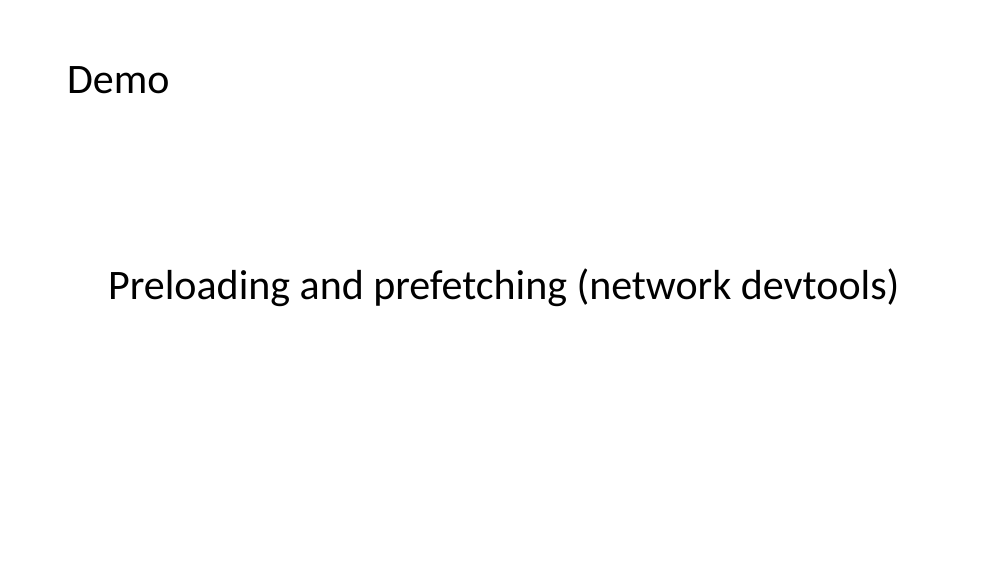
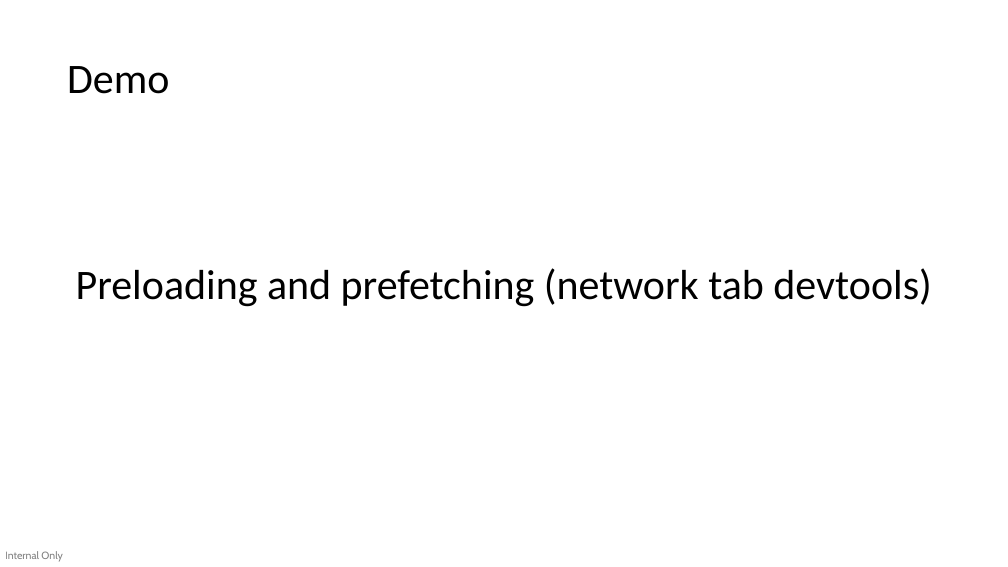
Before and after one commit to devlinduldulao/module-federation-demo, a slide deck: slide 20 of presentation/module-federation.pptx (slide 21 before the commit). Drawn at 1008x567 pixels with LibreOffice and Linux fonts; fonts in the diff are those of the drawing. Boxes give left, top, right and bottom in pixels: in the first picture for what was removed or moved away, otherwise in the second. Text is boxed around its words. In the diff, an @@ line names an element or a change of style, - is before the commit and + after.

Commit message:
updated

```diff
--- a/presentation/module-federation.pptx
+++ b/presentation/module-federation.pptx
@@ text at (76, 268, 932, 307): text changed @@
-Preloading and prefetching (network devtools)
+Preloading and prefetching (network tab devtools)
@@ text added at (5, 551, 63, 562), 10 pt, text #000000 at 50% opacity @@
+Internal Only
```
Also in this commit, not shown: 24 other slides changed, 9 slides added, 12 slides removed.
